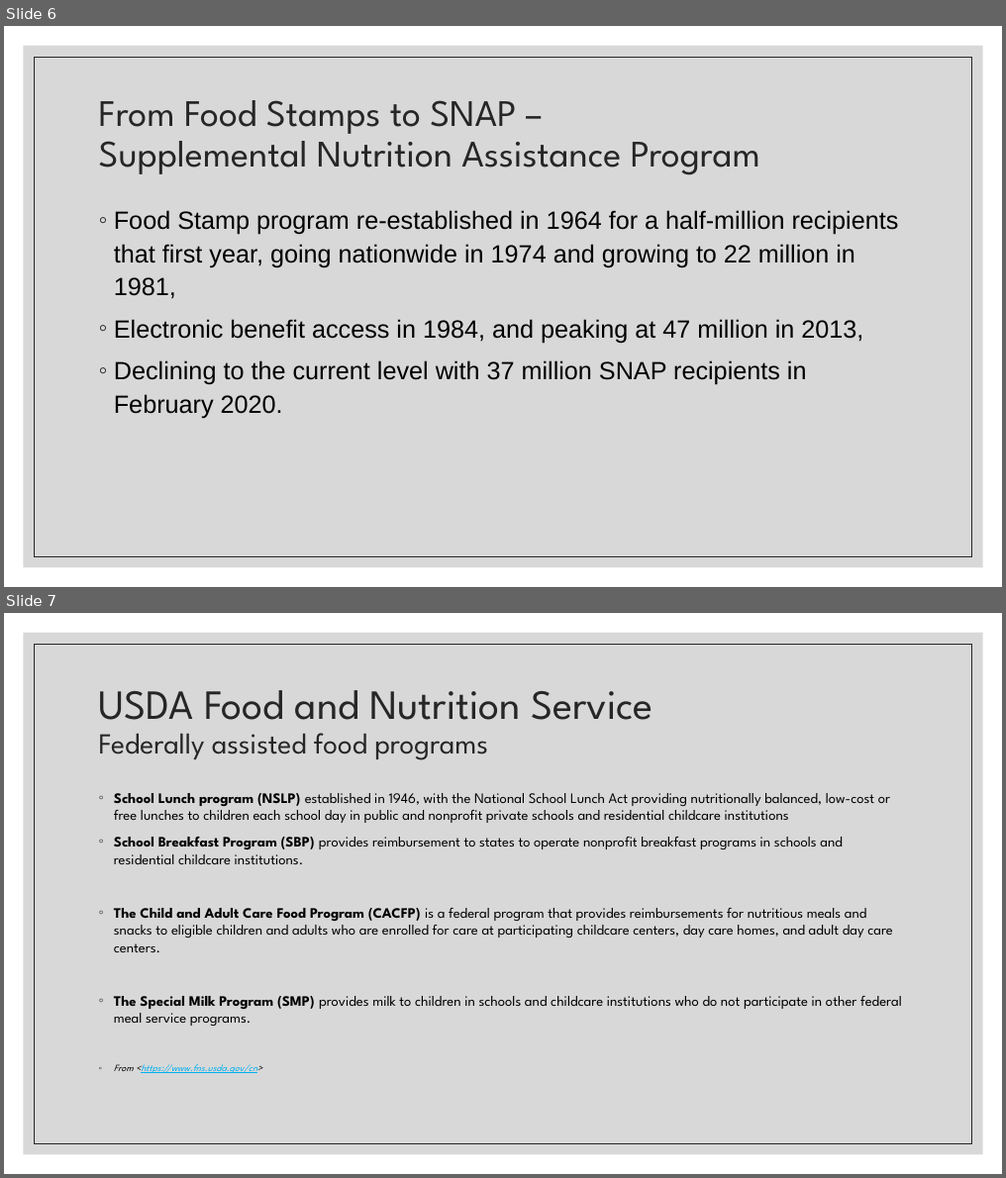
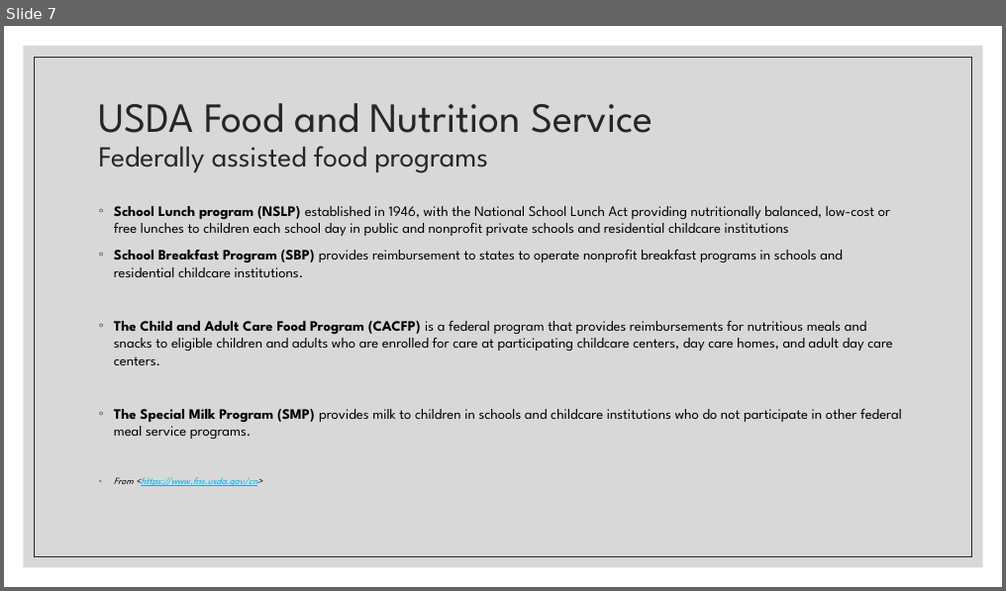
Before and after one commit to annrinTN/capstone_annrumsey, a slide deck: NSS Capstone Ann Rumsey.pptx. Shown one above the other, each under a label of ours: slides 6 and 7 before the commit, slide 7 after it. The pictures are 1006x1178 and 1006x591 pixels, drawn with LibreOffice and Linux fonts; fonts in the diff are those of the drawing. Boxes give left, top, right and bottom in pixels: in the first picture for what was removed or moved away, otherwise in the second. Text is boxed around its words. In the diff, an @@ line names an element or a change of style, - is before the commit and + after.

```diff
--- a/NSS Capstone Ann Rumsey.pptx
+++ b/NSS Capstone Ann Rumsey.pptx
@@ slide 6 removed at [4, 26, 1002, 587], background #FFFFFF; not listed: 2 template elements that a slide beside it also shows @@
@@ title removed at [99, 100, 760, 175] @@
-From Food Stamps to SNAP –
-Supplemental Nutrition Assistance Program
@@ text removed at [114, 210, 899, 418] @@
-◦ Food Stamp program re-established in 1964 for a half-million recipients that first year, going nationwide in 1974 and growing to 22 million in 1981,
-◦ Electronic benefit access in 1984, and peaking at 47 million in 2013,
-◦ Declining to the current level with 37 million SNAP recipients in February 2020.
```
Also in this commit, not shown: 6 slides changed, 7 slides added, 14 other slides removed, 8 other files.
